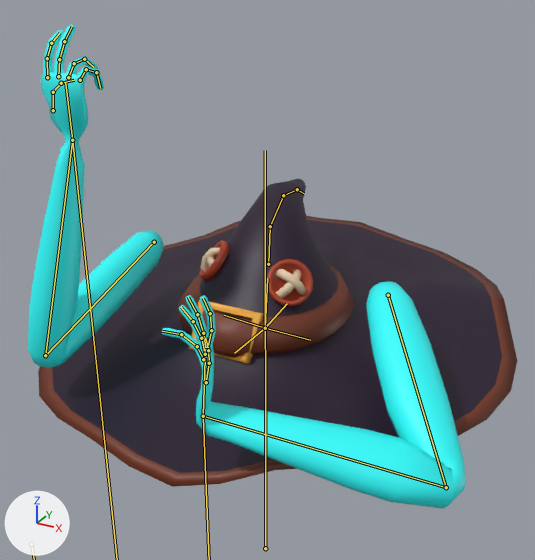
Before and after pictures for a commit that changed the FBX model Assets/Hatmantha.fbx.
Rendered twice from a camera (50 mm lens) standing at (1.4, -2.52, 2.74) and looking at (0.03, -0.03, 1.49). Arrows for +X, +Y and +Z are at lower left; the lights stay in place. Both versions are drawn at frame 23 of the action 'Hatmantha_Arma|LiftIdle'; the numbers are the values there. The bones that bend it are drawn over the model as lines.

Names of what the first picture shows: 'Hatmantha_Mesh'.
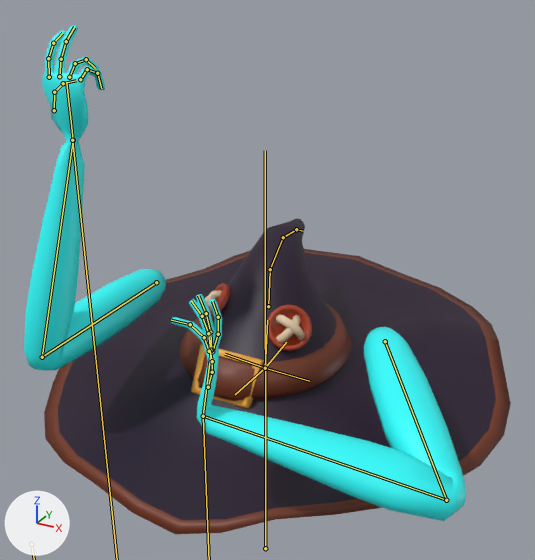
Pixel boxes [x1, y1, x2, y2] of what changed, in the pictures (535 x 560 px):
'Hatmantha_Mesh', posed
    before: [28, 24, 517, 509]
    after: [24, 25, 511, 534]
bone 'Head', root to tip
    before: (265, 328) to (267, 278)
    after: (265, 368) to (267, 320)
bone 'RBicep', root to tip
    before: (154, 242) to (45, 355)
    after: (156, 282) to (42, 357)
bone 'RForearm', root to tip
    before: (45, 355) to (72, 140)
    after: (42, 357) to (73, 140)
bone 'LBicep', root to tip
    before: (388, 295) to (446, 487)
    after: (385, 341) to (446, 500)

What the commit changed:
Bone 'Head' (bone_head) moves from (0.0, -0.02, 0.0) to (-0.01, -0.21, -0.06).
Bone 'RBicep' (bone_rbicep) turns from (97, -6, -8) to (96, 8, -6) degrees about its own x, y and z.
Bone 'RForearm' (bone_rforearm) turns from (0, 0, -116) to (0, 0, -102) degrees about its own x, y and z.
Bone 'LBicep' (bone_lbicep) turns from (102, 38, 80) to (84, 35, 74) degrees about its own x, y and z.
